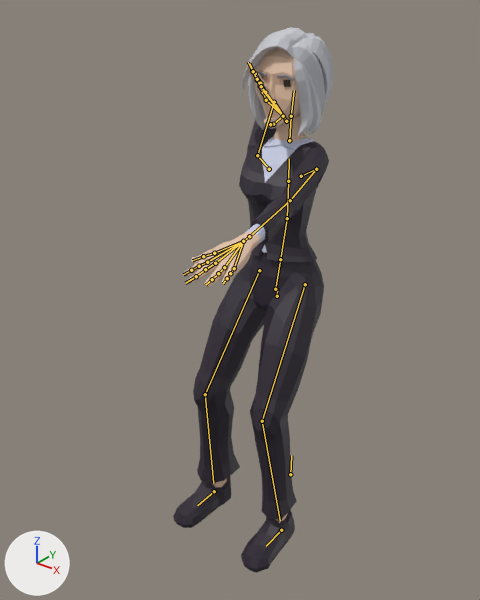
A saved change to the glTF model js/models/avatars/club-crowd-f6.glb.
Before and after are seen from a 50 mm camera at (1.213, -1.931, 1.887) aimed at (0.005, -0.421, 0.951). The axes (+X, +Y, +Z) are drawn at lower left. The lights are the same throughout. The older version comes first. Both versions are drawn at frame 68 of the action 'Seated_Bar_Drink_Loop'; the numbers are the values there. The bones that change, and the others that lie on the model, are drawn over the model as lines.

In view in the first picture: 'Suit_Body'.
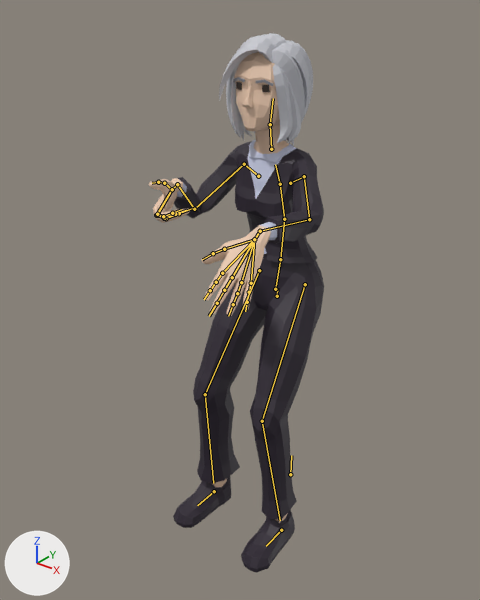
What differs and where, as boxes [x1, y1, x2, y2] in the pictures (480 x 600 px):
'Suit_Body', posed (9% wider): before [173, 27, 333, 573]; after [149, 33, 324, 573]
bone 'Abdomen', root to tip: before (280, 259) to (287, 218); after (280, 259) to (284, 219)
bone 'Torso', root to tip: before (287, 218) to (288, 181); after (284, 219) to (280, 184)
bone 'Chest', root to tip: before (288, 181) to (289, 158); after (280, 184) to (275, 164)
bone 'Neck', root to tip: before (289, 140) to (291, 116); after (271, 149) to (270, 124)
bone 'Head', root to tip: before (291, 116) to (294, 90); after (270, 124) to (273, 98)
bone 'UpperArm.L', root to tip: before (316, 169) to (290, 200); after (304, 176) to (309, 219)
bone 'LowerArm.L', root to tip: before (290, 200) to (249, 236); after (309, 219) to (260, 231)
bone 'Wrist.L', root to tip: before (249, 236) to (243, 241); after (260, 231) to (254, 239)
bone 'Shoulder.R', root to tip: before (269, 169) to (257, 155); after (258, 176) to (244, 164)
bone 'UpperArm.R', root to tip: before (257, 155) to (274, 102); after (244, 164) to (194, 209)
bone 'LowerArm.R', root to tip: before (274, 102) to (286, 121); after (194, 209) to (177, 184)
bone 'Wrist.R', root to tip: before (286, 121) to (283, 116); after (177, 184) to (172, 189)
bone 'Index1.R', root to tip: before (283, 116) to (266, 100); after (172, 189) to (156, 215)
bone 'Index2.R', root to tip: before (266, 100) to (263, 92); after (156, 215) to (164, 218)
bone 'Index3.R', root to tip: before (263, 92) to (260, 86); after (164, 218) to (174, 214)
bone 'Middle1.R', root to tip: before (283, 116) to (265, 92); after (172, 189) to (157, 215)
bone 'Middle2.R', root to tip: before (265, 92) to (260, 83); after (157, 215) to (166, 218)
bone 'Middle3.R', root to tip: before (260, 83) to (255, 73); after (166, 218) to (179, 213)
bone 'Ring1.R', root to tip: before (283, 116) to (261, 88); after (172, 189) to (157, 214)
bone 'Ring2.R', root to tip: before (261, 88) to (257, 80); after (157, 214) to (164, 218)
bone 'Ring3.R', root to tip: before (257, 80) to (252, 71); after (164, 218) to (175, 214)
bone 'Pinky1.R', root to tip: before (283, 116) to (261, 86); after (172, 189) to (157, 214)
bone 'Pinky2.R', root to tip: before (261, 86) to (257, 79); after (157, 214) to (163, 216)
bone 'Pinky3.R', root to tip: before (257, 79) to (253, 71); after (163, 216) to (172, 213)

What the commit changed:
Bone 'Abdomen' (bone_abdomen) turns from (1, 0, 0) to (8, 0, 0) degrees about its own x, y and z.
Bone 'Torso' (bone_torso) turns from (2, 0, 0) to (9, 0, 0) degrees about its own x, y and z.
Bone 'Chest' (bone_chest) turns from (2, 0, 0) to (9, 0, 0) degrees about its own x, y and z.
Bone 'Neck' (bone_neck) turns from (-3, 0, 0) to (-13, 0, 0) degrees about its own x, y and z.
Bone 'Head' (bone_head) turns from (-5, -1, 0) to (-19, 0, 0) degrees about its own x, y and z.
Bone 'UpperArm.L' (bone_upperarm_l) turns from (-10, -8, -77) to (-1, -22, -54) degrees about its own x, y and z.
Bone 'LowerArm.L' (bone_lowerarm_l) turns from (1, 3, 5) to (17, 25, -27) degrees about its own x, y and z.
Bone 'Wrist.L' (bone_wrist_l) turns from (-2, 0, -14) to (-52, -30, 19) degrees about its own x, y and z.
Bone 'Shoulder.R' (bone_shoulder_r) turns from (3, 0, -2) to (1, 0, -1) degrees about its own x, y and z.
Bone 'UpperArm.R' (bone_upperarm_r) turns from (44, 20, -50) to (-23, 33, 53) degrees about its own x, y and z.
Bone 'LowerArm.R' (bone_lowerarm_r) turns from (49, 19, -160) to (106, -66, -25) degrees about its own x, y and z.
Bone 'Wrist.R' (bone_wrist_r) turns from (63, -28, -75) to (-127, 13, -122) degrees about its own x, y and z.
Bone 'Index1.R' (bone_index1_r) turns from (0, 0, 0) to (-20, -71, 4) degrees about its own x, y and z.
Bone 'Index2.R' (bone_index2_r) turns from (0, 0, 0) to (80, -103, -3) degrees about its own x, y and z.
Bone 'Index3.R' (bone_index3_r) turns from (0, 0, 0) to (100, 19, 114) degrees about its own x, y and z.
Bone 'Middle1.R' (bone_middle1_r) turns from (0, 0, 0) to (-36, -69, 32) degrees about its own x, y and z.
Bone 'Middle2.R' (bone_middle2_r) turns from (0, 0, 0) to (76, -107, -9) degrees about its own x, y and z.
Bone 'Middle3.R' (bone_middle3_r) turns from (0, 0, 0) to (91, 22, 105) degrees about its own x, y and z.
Bone 'Ring1.R' (bone_ring1_r) turns from (0, 0, 0) to (-21, -60, 29) degrees about its own x, y and z.
Bone 'Ring2.R' (bone_ring2_r) turns from (0, 0, 0) to (-48, 50, 23) degrees about its own x, y and z.
Bone 'Ring3.R' (bone_ring3_r) turns from (0, 0, 0) to (-64, -14, 66) degrees about its own x, y and z.
Bone 'Pinky1.R' (bone_pinky1_r) turns from (0, 0, 0) to (-17, -51, 35) degrees about its own x, y and z.
Bone 'Pinky2.R' (bone_pinky2_r) turns from (0, 0, 0) to (-39, 4, 55) degrees about its own x, y and z.
Bone 'Pinky3.R' (bone_pinky3_r) turns from (0, 0, 0) to (-18, 4, 66) degrees about its own x, y and z.
